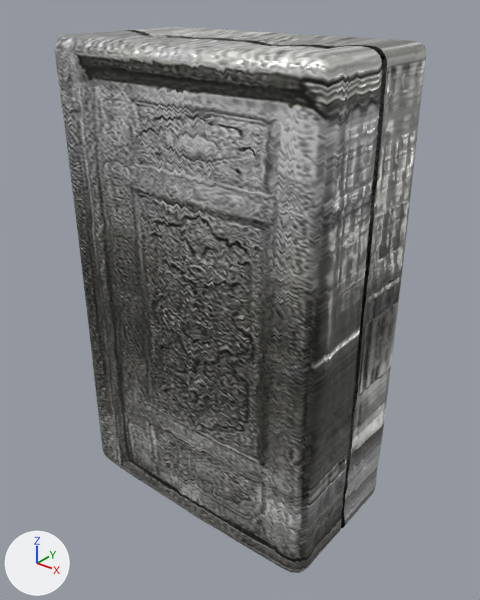
An edit to the glTF model public/models/alkafeel/kfl-2287.glb, drawn before and after from the same camera.
Rendered twice from a 50 mm camera at (0.807, -0.982, 0.596) aimed at (0.017, 0.005, -0.017). The axes (+X, +Y, +Z) are drawn at lower left. The lights are the same throughout. The first picture is the older version.

In view in the first picture: 'geometry_0'.
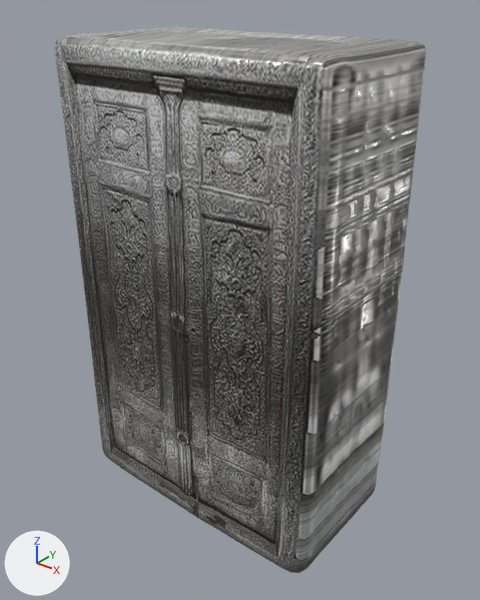
Where the change shows, as pixel boxes (x1, y1, x2, y2) in the pictures (480 x 600 px; the box of a moved part takes in the faces that stretch with it):
part 1 of me_geometry_0, moved or reshaped: before (123, 30, 391, 534); after (124, 30, 391, 534)
part 2 of me_geometry_0, surface changed: (55, 27, 426, 573) in both
part 3 of me_geometry_0, recoloured: (55, 27, 426, 573) in both

The change in detail:
Material 'AlKafeel_Watertight_PBR' (mat_alkafeel_watertight_pbr) is new.
Uses the picture img_image_0.
Uses the picture img_image_1.
Uses the picture img_image_2.
me_geometry_0 is used by ob_geometry_0; location (0.0, 0.0, 0.0).
me_geometry_0 had 36477 vertices, 71540 faces and spanned x -0.312..0.313, y -0.173..0.178, z -0.499..0.5.
me_geometry_0 now has 35772 vertices, 71540 faces and spans x -0.312..0.313, y -0.173..0.178, z -0.499..0.5.
me_geometry_0 part 1: 1397 vertices moved from x -0.307..0.309, y -0.018..0.016, z -0.496..0.5 to x -0.306..0.309, y -0.017..0.015, z -0.496..0.5; 866 vertices removed from x -0.307..0.309, y -0.016..0.013, z -0.496..0.5; 161 vertices added at x -0.306..0.309, y -0.016..0.012, z -0.495..0.5.
me_geometry_0 part 2: 68941 kept faces spanning x -0.312..0.313, y -0.173..0.178, z -0.499..0.5 get new texture (UV) coordinates.
me_geometry_0 part 3: 70385 faces spanning x -0.312..0.313, y -0.173..0.178, z -0.499..0.5 switch from mat_alkafeel_hd_pbr to mat_alkafeel_watertight_pbr.
